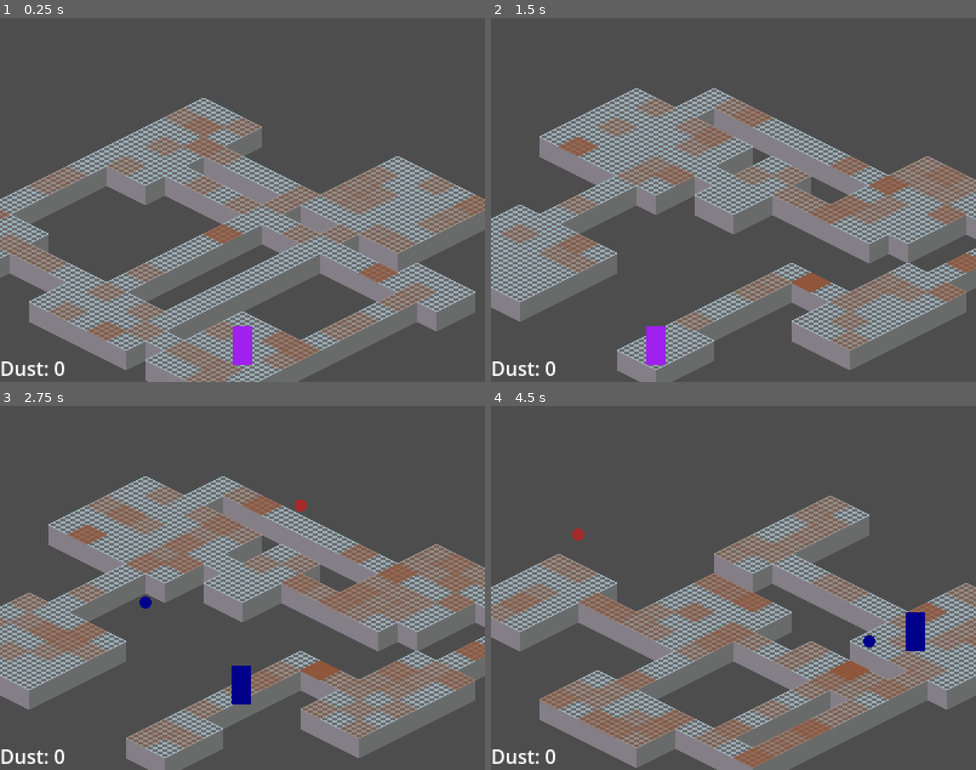
Above: before the commit, frames 1-4 (two rows, left to right).
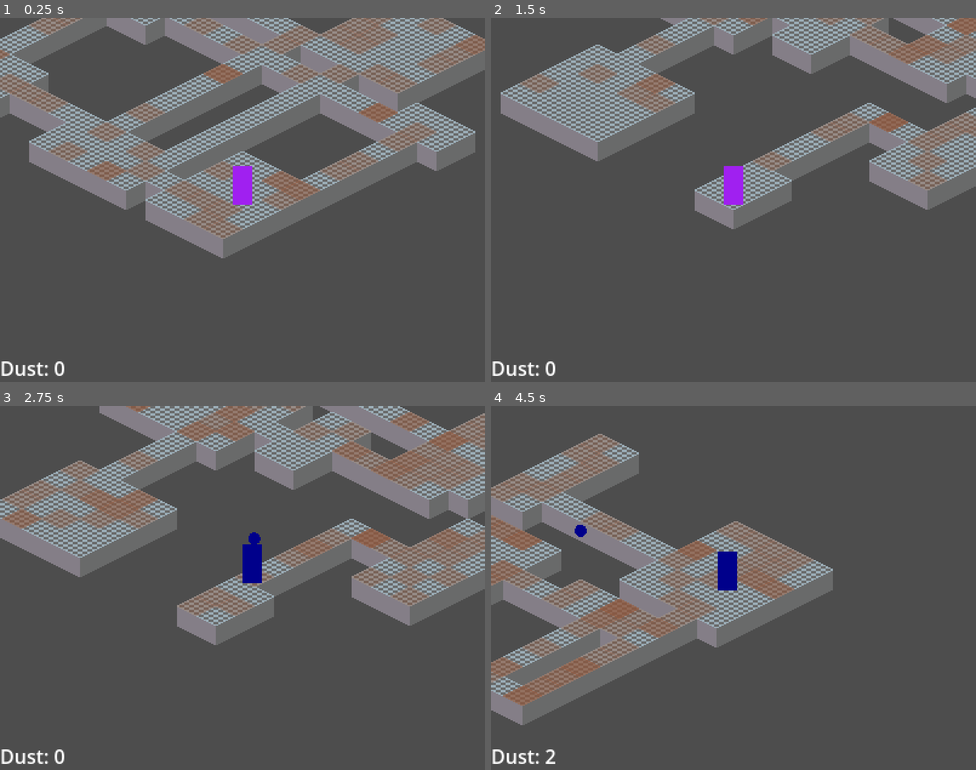
Above: after the commit, the same moments.

Repository: Ruulul/The-Duster
Game: Godot game, scene res://Components/building_generator.tscn
Two runs of this game, one before a commit and one after it. Both use one fixed random seed, a clock stepped at 60 frames per second and the inputs below.
Inputs (mouse positions are in pixels of both pictures, inside the frame that each line leads up to):
- Up to frame 1 (0.25 s): no input
- Up to frame 2 (1.5 s): move the mouse to (840, 181) at 0.52 s; press the mouse at (840, 181) at 0.53 s; move the mouse to (636, 218) at 1.27 s; release the mouse at (636, 218) at 1.28 s; tap R (refresh) at 1.35 s
- Up to frame 3 (2.75 s): click (145, 606) at 1.55 s; move the mouse to (291, 507) at 2.02 s; press the mouse at (291, 507) at 2.03 s
- Up to frame 4 (4.5 s): move the mouse to (709, 660) at 2.77 s; release the mouse at (709, 660) at 2.78 s; click (709, 660) at 2.85 s; move the mouse to (879, 642) at 3.52 s; hold R (refresh) 3.53-4.28 s; click (879, 642) at 3.8 s; move the mouse to (588, 533) at 4.27 s; click (588, 533) at 4.35 s

The runs differ from the first frame. In frame 1, 64% of the frame differs, in the area x 0-100%, y 0-100%; in frame 2, 55%; in frame 3, 60%; in frame 4, 51%.

Commit message:
partial implement of cleaning area

Diff:
--- a/Components/Duster.gd
+++ b/Components/Duster.gd
@@ -1,10 +1,14 @@
 extends CharacterBody2D
 
+@export var map: TileMap
+
+@export_group("stats")
+@export var cleaning_radius: int = 1
 @export var speed = 1.0
-@export var map: TileMap
 
 @onready var navigation_agent = $NavigationAgent2D as NavigationAgent2D
 @onready var targets_list: PackedVector2Array = []
+@onready var cleaning_tiles: PackedVector2Array = []
 
 var states: Dictionary = {
 	move = move,
@@ -19,6 +23,8 @@
 		draw_circle(to_local(navigation_agent.target_position), 5.0, Color.DARK_BLUE)
 	for target in targets_list:
 		draw_circle(to_local(map.to_global(map.map_to_local(target))), 5.0, Color.BROWN)
+	for target in cleaning_tiles:
+		draw_circle(to_local(map.to_global(map.map_to_local(target))), 5.0, Color.GREEN)
 
 
 func set_target(target: Vector2) -> void:
@@ -26,7 +32,11 @@
 
 func _input(event):
 	if event.is_action_pressed("select"):
-		var mouse_position = map.local_to_map(map.to_local(get_viewport().get_mouse_position()))
+		var mouse_position = map.local_to_map(
+			map.to_local(
+				$Camera2D.get_global_mouse_position()
+			)
+		)
 		var map_rect = map.get_used_rect()
 		if map_rect.has_point(mouse_position):
 			if targets_list.has(mouse_position):
@@ -52,14 +62,14 @@
 func clear_dust() -> void:
 	$ColorRect.color = Color.DARK_KHAKI
 	state = states.cleaning_dust
+	cleaning_tiles.append_array(get_target_tiles())
 
 	get_tree().create_timer(0.5).timeout.connect(func ():
+			cleaning_tiles.clear()
 			var collected_dust = 0
-			var current_tile_coords = map.local_to_map(map.to_local(global_position))
-			var neighboors_tiles = map.get_surrounding_cells(current_tile_coords)
-			neighboors_tiles.append(current_tile_coords)
+			var target_tiles = get_target_tiles()
 
-			for coords in neighboors_tiles:
+			for coords in target_tiles:
 				var new_dirt_tile = get_new_dirt_tile(coords)
 				if map.get_cell_alternative_tile(Building.RoomMapLayers.Dirt, coords) != new_dirt_tile:
 					collected_dust += 1
@@ -67,7 +77,7 @@
 
 			Dust.add(collected_dust)
 
-			state = states.clear_dust if not neighboors_tiles.all(is_coord_clear) else states.wait
+			state = states.clear_dust if not target_tiles.all(is_coord_clear) else states.wait
 	)
 
 func move() -> void:
@@ -77,6 +87,23 @@
 	$ColorRect.color = Color.DARK_BLUE
 	velocity = global_position.direction_to(navigation_agent.get_next_path_position()) * speed * 32.0
 	move_and_slide()
+
+func get_target_tiles():
+	var square_side = 1 + 2 * cleaning_radius
+	var origin_tile_position = map.local_to_map(map.to_local(global_position))
+
+	var results = []
+	for x in range(square_side):
+		for y in range(square_side):
+			results.append(
+				origin_tile_position
+				+ map.local_to_map(
+					(BuildingGenerator.to_isometric
+					* (Vector2(x, y) + Vector2(1 - cleaning_radius, -cleaning_radius))
+					* BuildingGenerator.tile_size)
+				)
+			)
+	return results
 
 func get_new_dirt_tile(coords):
 	var current_dirt = map.get_cell_alternative_tile(Building.RoomMapLayers.Dirt, coords)
--- a/Components/building_generator.tscn
+++ b/Components/building_generator.tscn
@@ -5,7 +5,6 @@
 [ext_resource type="PackedScene" uid="uid://idh322qav0lo" path="res://Components/building.tscn" id="3_hr354"]
 
 [node name="BuildingGenerator" type="Node2D"]
-position = Vector2(200, 10)
 script = ExtResource("1_5mw7e")
 rooms_count = 6
 Duster = ExtResource("2_q2qfh")
--- a/Components/dust.gd
+++ b/Components/dust.gd
@@ -4,12 +4,16 @@
 
 var dust: int = 0
 var max_dust: int = 100
+@onready var label = $CanvasLayer/VBoxContainer/Label
 
 func _ready():
 	update.connect(func (new_dust):
-		$VBoxContainer/Label.text = 'Dust: %s' % new_dust
+		label.text = 'Dust: %s' % new_dust
 	)
 	update.emit(dust)
+
+func _process(_delta):
+	position = get_viewport().get_camera_2d().position
 
 func add(increase: int) -> void:
 	dust += increase
--- a/Components/dust.tscn
+++ b/Components/dust.tscn
@@ -5,19 +5,21 @@
 [node name="dust" type="Node2D"]
 script = ExtResource("1_b5co5")
 
-[node name="VBoxContainer" type="VBoxContainer" parent="."]
+[node name="CanvasLayer" type="CanvasLayer" parent="."]
+
+[node name="VBoxContainer" type="VBoxContainer" parent="CanvasLayer"]
 anchors_preset = 12
 anchor_top = 1.0
 anchor_right = 1.0
 anchor_bottom = 1.0
+offset_top = -300.0
 offset_right = 400.0
-offset_bottom = 300.0
 grow_horizontal = 2
 grow_vertical = 0
 size_flags_horizontal = 3
 size_flags_vertical = 10
 alignment = 1
 
-[node name="Label" type="Label" parent="VBoxContainer"]
+[node name="Label" type="Label" parent="CanvasLayer/VBoxContainer"]
 layout_mode = 2
 size_flags_vertical = 10
--- a/Components/duster.tscn
+++ b/Components/duster.tscn
@@ -23,5 +23,8 @@
 
 [node name="NavigationAgent2D" type="NavigationAgent2D" parent="."]
 path_desired_distance = 4.0
-target_desired_distance = 4.0
+target_desired_distance = 0.1
 path_max_distance = 20.0
+
+[node name="Camera2D" type="Camera2D" parent="."]
+position_smoothing_enabled = true
--- a/Components/room_map.tscn
+++ b/Components/room_map.tscn
@@ -49,10 +49,11 @@
 2:2/size_in_atlas = Vector2i(2, 1)
 2:2/next_alternative_id = 4
 2:2/0 = 0
+2:2/0/modulate = Color(1, 1, 1, 0.784314)
 2:2/0/physics_layer_0/linear_velocity = Vector2(0, 0)
 2:2/0/physics_layer_0/angular_velocity = 0.0
 2:2/1 = 1
-2:2/1/modulate = Color(1, 1, 1, 0.784314)
+2:2/1/modulate = Color(1, 1, 1, 0.705882)
 2:2/1/physics_layer_0/linear_velocity = Vector2(0, 0)
 2:2/1/physics_layer_0/angular_velocity = 0.0
 2:2/2 = 2
Not shown, changed: README.md
